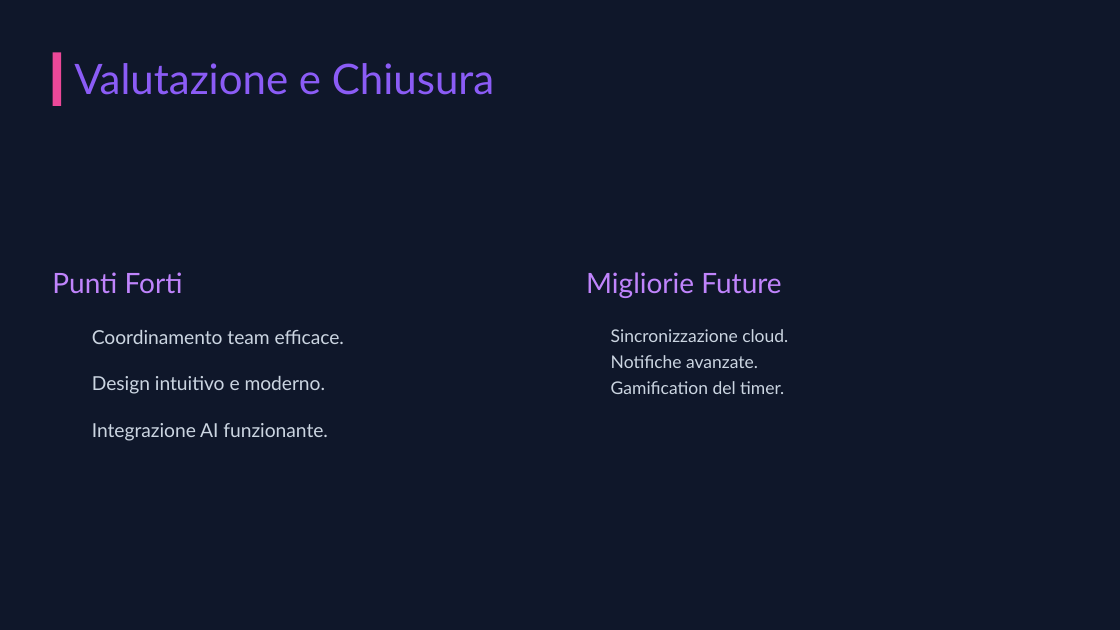
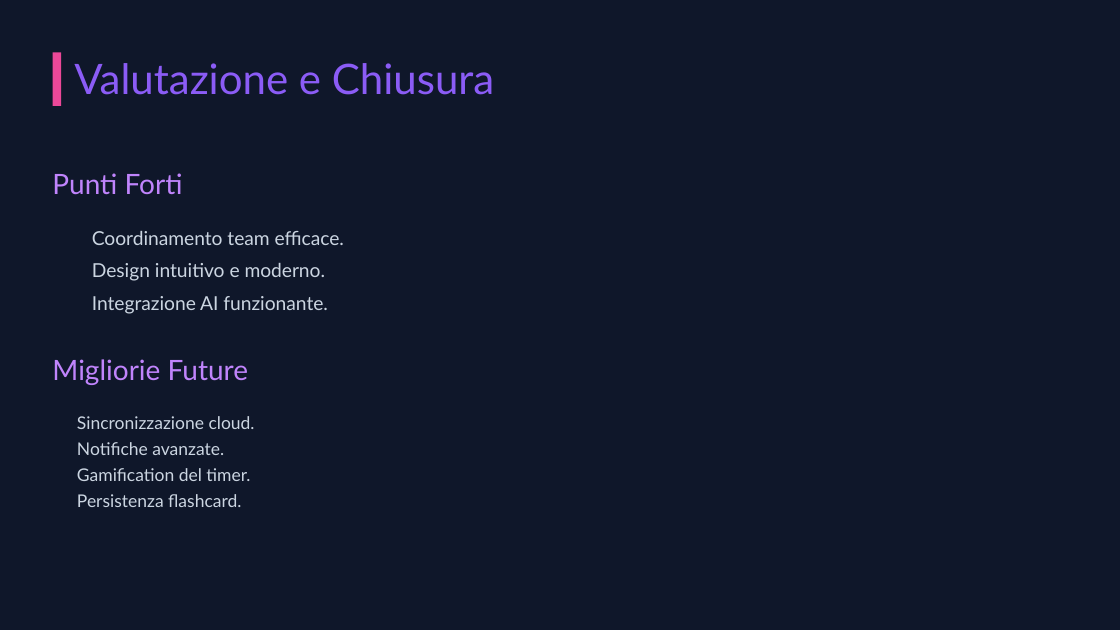
Before and after one commit to Julie0411/study_modulo_306, a slide deck: slide 16 of documentazione/Presentazione_progetto_StudySpace_Elisa_Julie.pptx. Drawn at 1120x630 pixels with LibreOffice and Linux fonts; fonts in the diff are those of the drawing; background and template pictures are left out. Boxes give left, top, right and bottom in pixels: in the first picture for what was removed or moved away, otherwise in the second. Text is boxed around its words. In the diff, an @@ line names an element or a change of style, - is before the commit and + after.

Commit message:
minor fix

```diff
--- a/documentazione/Presentazione_progetto_StudySpace_Elisa_Julie.pptx
+++ b/documentazione/Presentazione_progetto_StudySpace_Elisa_Julie.pptx
@@ text "Punti Forti" moved from (x1=52, y1=272, x2=183, y2=294) to (x1=52, y1=173, x2=183, y2=195) @@
@@ text "Coordinamento team efficace." moved from (x1=92, y1=330, x2=344, y2=344) to (x1=92, y1=231, x2=344, y2=245) @@
@@ text "Design intuitivo e moderno." moved from (x1=92, y1=376, x2=326, y2=394) to (x1=92, y1=263, x2=326, y2=281) @@
@@ text "Integrazione AI funzionante." moved from (x1=92, y1=423, x2=328, y2=441) to (x1=92, y1=296, x2=328, y2=314) @@
@@ text "Sincronizzazione cloud." moved from (x1=611, y1=329, x2=788, y2=342) to (x1=77, y1=416, x2=255, y2=429) @@
@@ 3 texts moved together from (x1=586, y1=272, x2=784, y2=394) to (x1=52, y1=359, x2=250, y2=481) @@
@@ text added at (x1=77, y1=494, x2=241, y2=507), 15 pt, text #CBD5E1 @@
+Persistenza flashcard.
```
